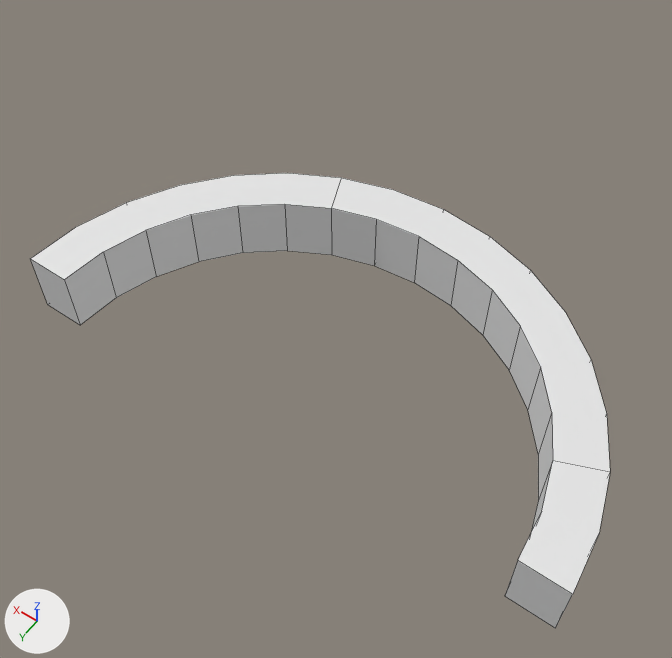
The Blender file model.blend as it was, and as the next commit left it.
Before and after are seen from a 50 mm camera at (-26.3, 27.9, 63.7) aimed at (3.4, -13.7, -1.7). The axes (+X, +Y, +Z) are drawn at lower left. The lights are the same throughout. The older version comes first. Mesh edges are drawn as thin lines.
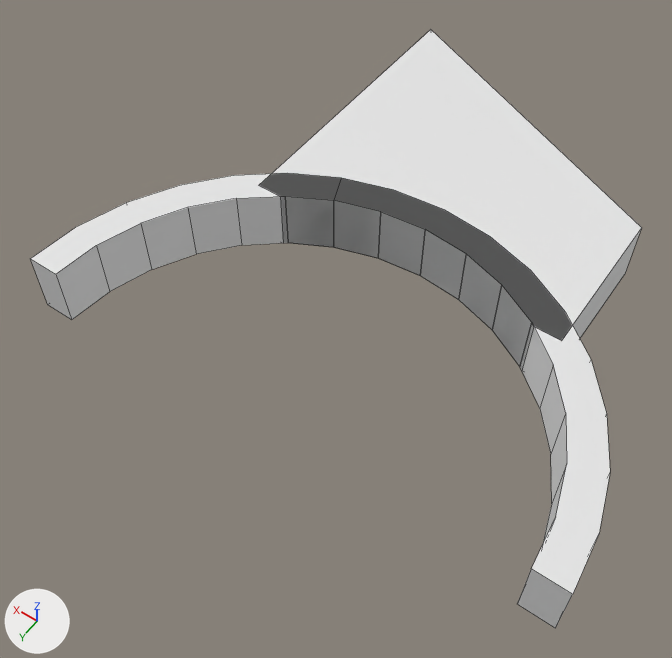
ob_hole is not drawn itself; it is used by a modifier of ob_cylinder.
ob_angle_hole is not drawn itself; it is used by a modifier of ob_arm.

Pixel boxes [x1, y1, x2, y2] of what changed, in the pictures (672 x 658 px):
'Cylinder', reshaped
    both: [30, 173, 610, 628]
'Arm', added
    after: [260, 30, 642, 369]

Edits to the bpy script that builds the scene:
```text
Change ob_hole:
    ob_hole.scale: (21.0, 21.0, 10.0) -> (22.0, 22.0, 10.0)
Add ob_angle_hole:
    ob_angle_hole = bpy.data.objects.new('Angle Hole', me_cube_019.copy())  # the mesh of ob_cube
    ob_angle_hole.location = (0.0, -51.0, 3.0)
    ob_angle_hole.rotation_euler = (0.0, 0.0, -0.436)  # degrees (0, 0, -25)
    ob_angle_hole.scale = (40.0, 10.0, 10.0)
    ob_angle_hole.hide_set(True)
Add ob_arm:
    ob_arm = bpy.data.objects.new('Arm', me_cube_019.copy())  # the mesh of ob_cube
    ob_arm.location = (0.0, -33.0, 3.0)
    ob_arm.scale = (15.0, 15.0, 3.0)
    _m = ob_arm.modifiers.new('Boolean', 'BOOLEAN')
    _m.object = ob_hole
    _m = ob_arm.modifiers.new('Boolean.001', 'BOOLEAN')
    _m.object = ob_angle_hole
```
